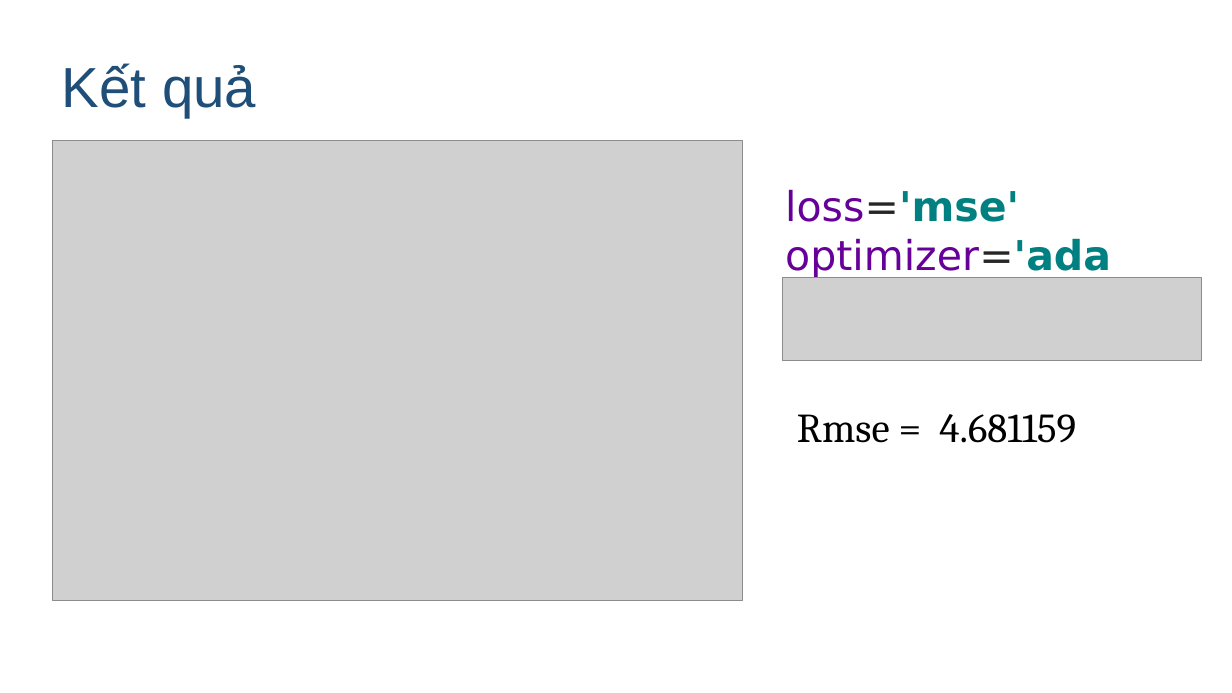
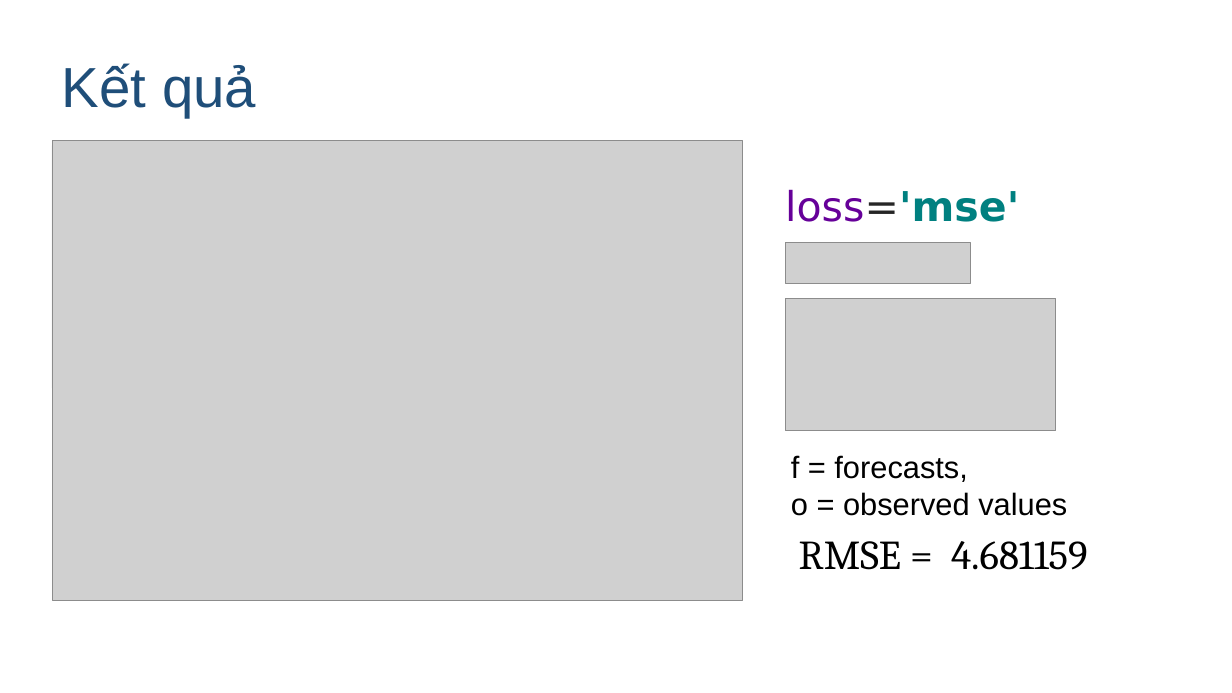
Before and after one commit to izzeroone/gold-prediction, a slide deck: slide 16 of slide.odp (slide 19 before the commit). Drawn at 1232x693 pixels with LibreOffice and Linux fonts; fonts in the diff are those of the drawing; grey boxes stand for pictures. Boxes give left, top, right and bottom in pixels: in the first picture for what was removed or moved away, otherwise in the second. Text is boxed around its words. In the diff, an @@ line names an element or a change of style, - is before the commit and + after.

```diff
--- a/slide.odp
+++ b/slide.odp
@@ text at (785, 238, 1111, 279): paragraph removed @@
-optimizer='adam'
@@ picture added at (786, 243, 970, 284) @@
@@ picture: place and size @@
-picture at (782, 277, 1202, 360)
+picture at (786, 299, 1056, 432)
@@ text added at (791, 455, 1067, 516), 24 pt, text #000000 @@
+f = forecasts,
+o = observed values
@@ text at (799, 541, 1088, 570): text changed @@
-Rmse = 4.681159
+RMSE = 4.681159
```
Also in this commit, not shown: 6 other slides changed, 3 slides removed.
